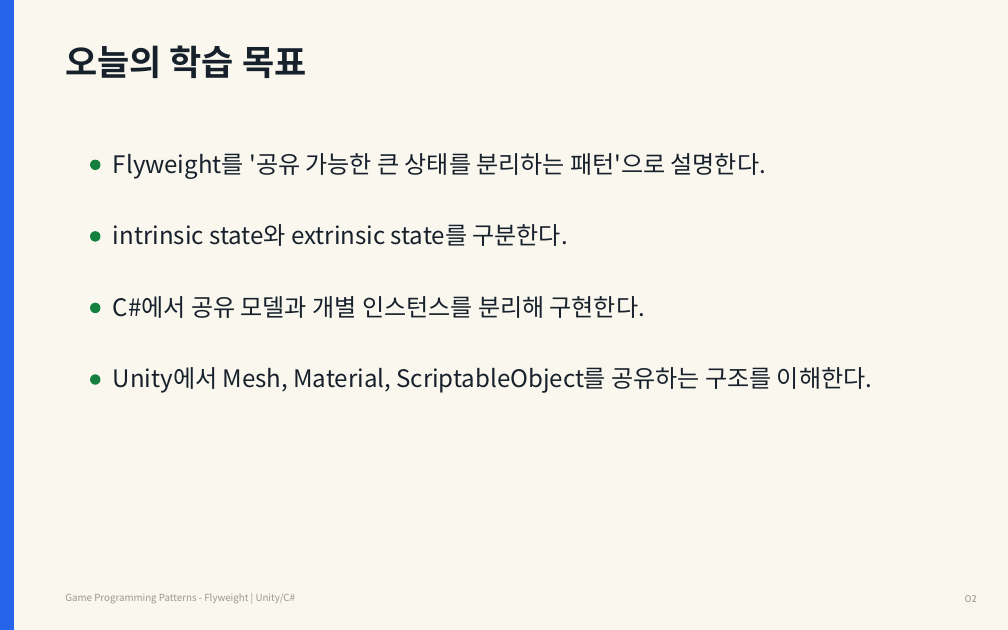
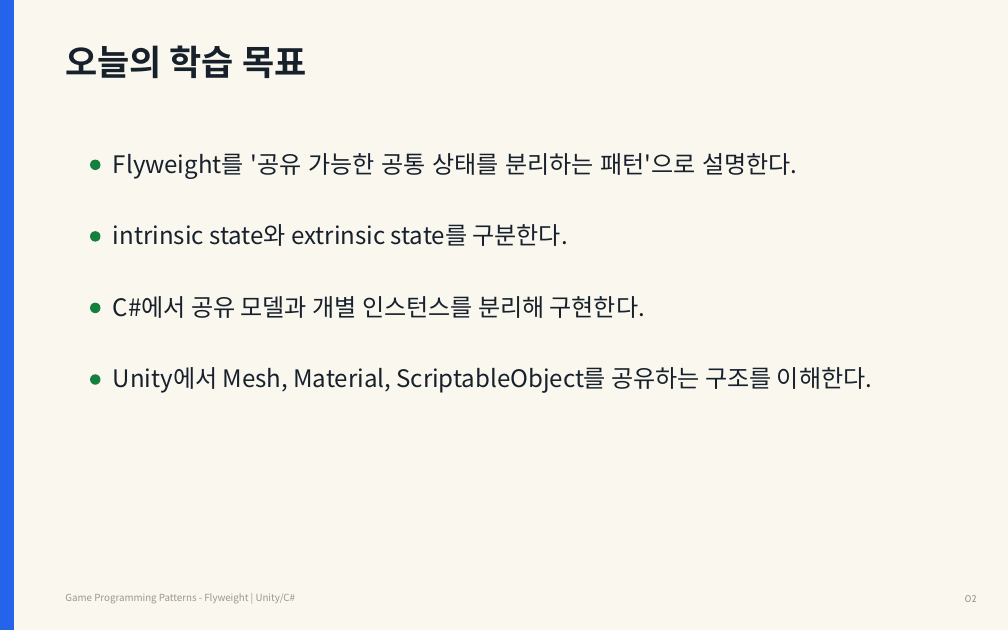
Before and after one commit to Meerkat-GMD/unity-programming-pattern, a slide deck: slide 2 of 03차시_Flyweight/강의자료/유니티 프로그래밍 패턴 3차시 - Flyweight.pptx. Drawn at 1008x630 pixels with LibreOffice and Linux fonts; fonts in the diff are those of the drawing. Boxes give left, top, right and bottom in pixels: in the first picture for what was removed or moved away, otherwise in the second. Text is boxed around its words. In the diff, an @@ line names an element or a change of style, - is before the commit and + after.

```diff
--- a/03차시_Flyweight/강의자료/유니티 프로그래밍 패턴 3차시 - Flyweight.pptx
+++ b/03차시_Flyweight/강의자료/유니티 프로그래밍 패턴 3차시 - Flyweight.pptx
@@ text at [113, 153, 797, 179]: text changed @@
-Flyweight를 '공유 가능한 큰 상태를 분리하는 패턴'으로 설명한다.
+Flyweight를 '공유 가능한 공통 상태를 분리하는 패턴'으로 설명한다.
```
Also in this commit, not shown: 32 other slides changed, 2 slides removed.
